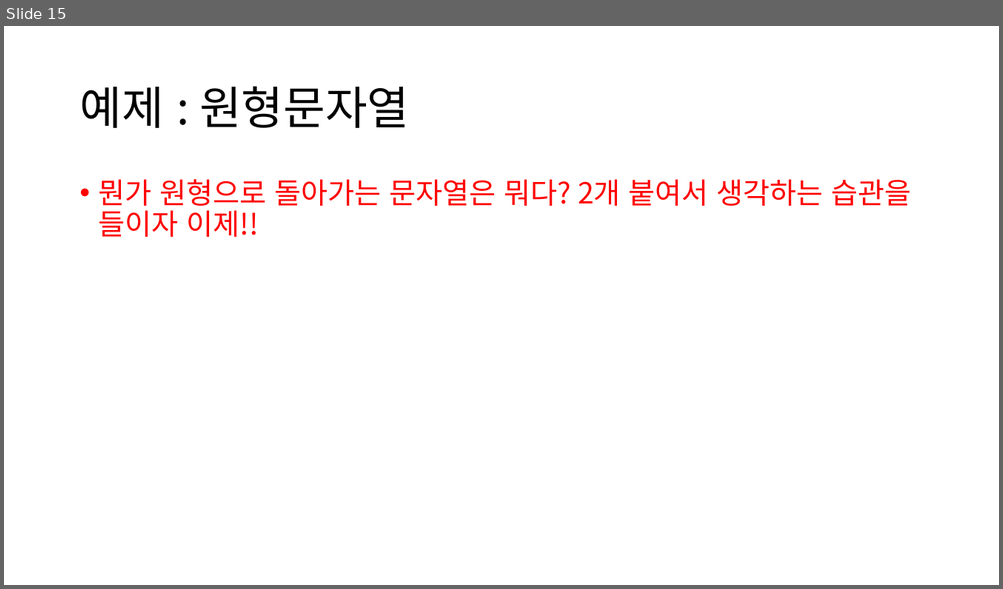
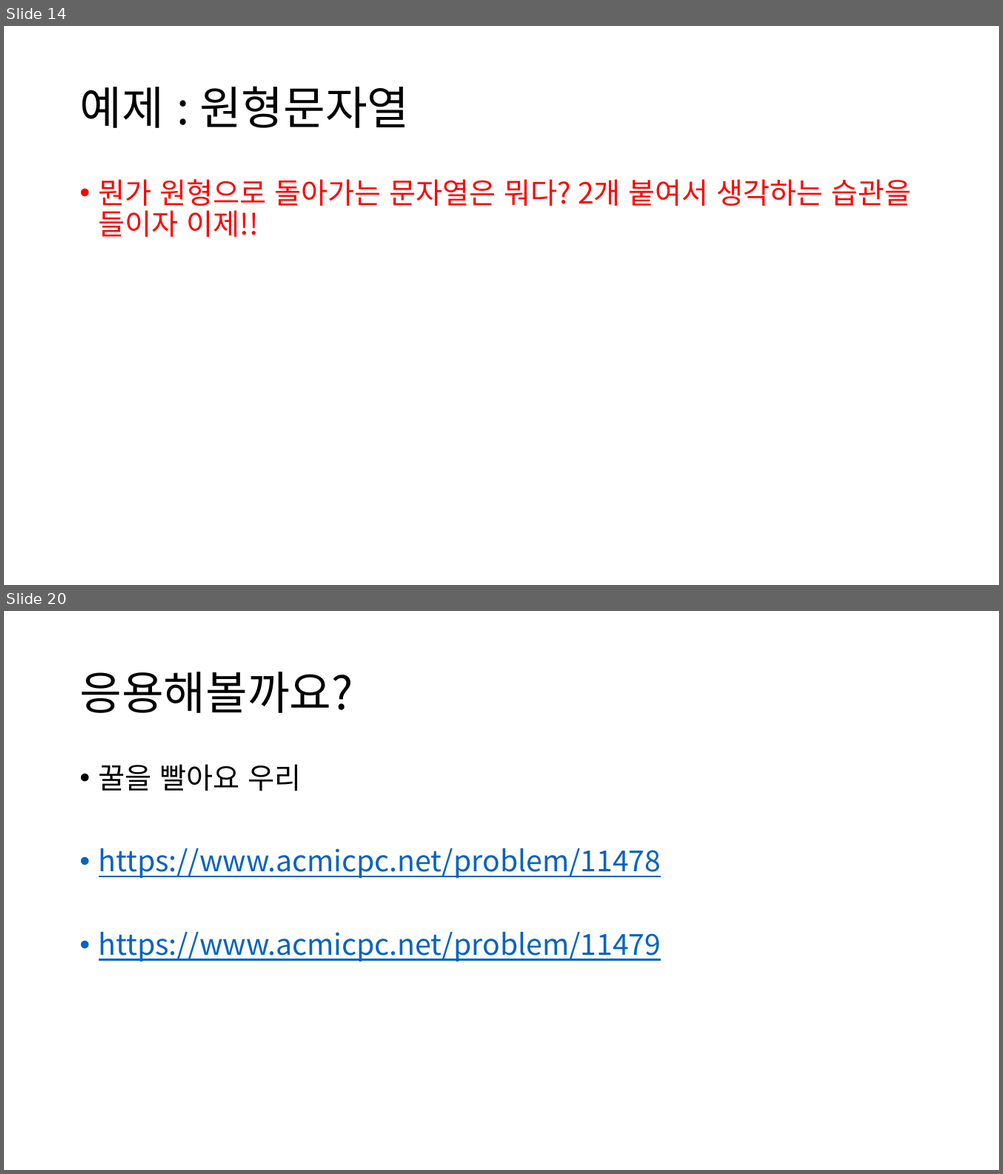
Before and after one commit to ALGOSOPT/algosopt, a slide deck: Chapter20/접미사배열ppt.pptx. Shown one above the other, each under a label of ours: slide 15 before the commit, slides 14 and 20 after it; the slides between them are not shown. The pictures are 1003x589 and 1003x1174 pixels, drawn with LibreOffice and Linux fonts; fonts in the diff are those of the drawing. Boxes give left, top, right and bottom in pixels: in the first picture for what was removed or moved away, otherwise in the second. Text is boxed around its words. In the diff, an @@ line names an element or a change of style, - is before the commit and + after.

```diff
--- a/Chapter20/접미사배열ppt.pptx
+++ b/Chapter20/접미사배열ppt.pptx
@@ slide 20 added at <box>4,611,999,1170</box>, background #FFFFFF @@
@@ title added at <box>79,672,353,713</box>, 44 pt, text #000000 @@
+응용해볼까요?
@@ text added at <box>99,764,661,962</box>, 28 pt, text #0563C1, underline @@
+• 꿀을 빨아요 우리
+• https://www.acmicpc.net/problem/11478
+• https://www.acmicpc.net/problem/11479
@@ what was slide 15 is now slide 14 @@
```
Also in this commit, not shown: 5 slides changed, 8 other slides added, 3 slides removed, 4 other files.
